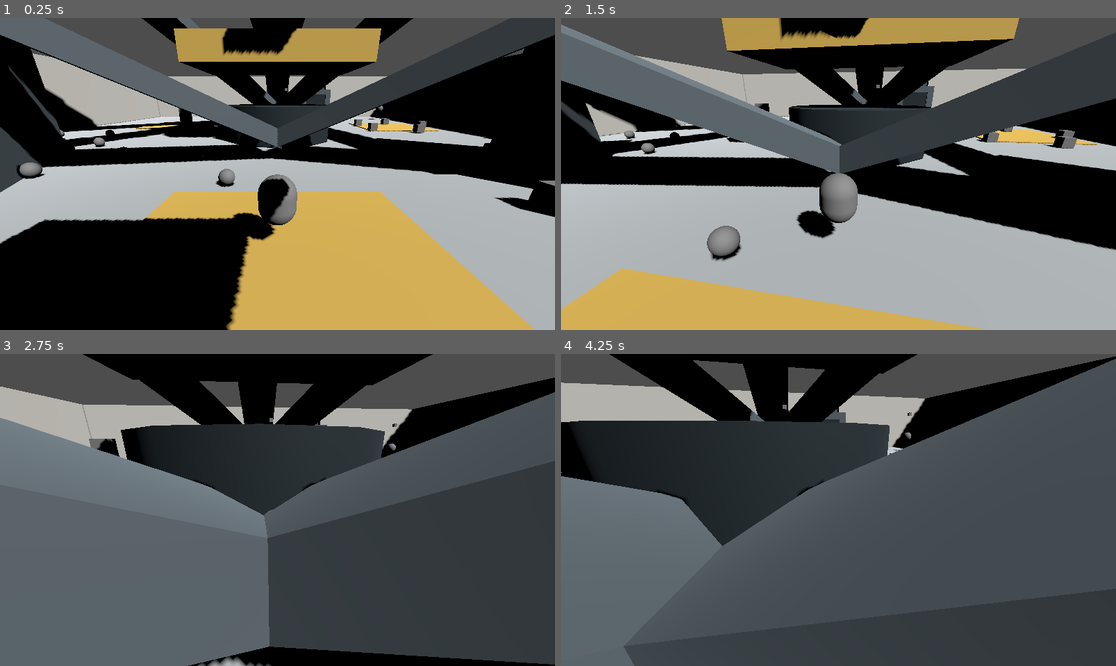
Above: before the commit, frames 1-4 (two rows, left to right).
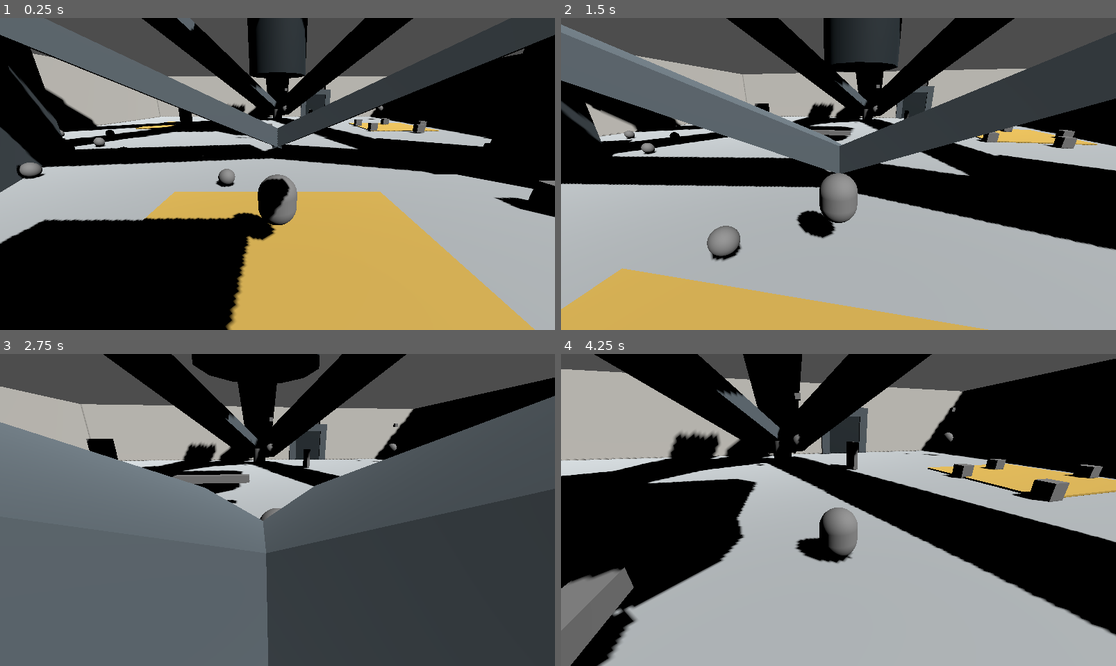
Above: after the commit, the same moments.

Repository: CrowBe/VerbEndings
Game: Godot game, scene res://scenes/core/Game.tscn
The game is run twice, just before and just after one commit, with the same random seed, the same clock (stepped at 60 frames per second) and the same inputs.
Inputs (mouse positions are in pixels of both pictures, inside the frame that each line leads up to):
- Up to frame 1 (0.25 s): no input
- Up to frame 2 (1.5 s): move the mouse to (866, 174) at 0.52 s; hold W (move_forward) from 0.53 s (still down); click (866, 174) at 0.6 s; tap Space (jump) at 0.77 s; move the mouse to (810, 174) at 1.27 s; right-click (810, 174) at 1.35 s
- Up to frame 3 (2.75 s): keep holding W (move_forward); tap Space (jump) at 1.52 s; move the mouse to (288, 503) at 2.02 s; click (288, 503) at 2.1 s
- Up to frame 4 (4.25 s): keep holding W (move_forward); move the mouse to (832, 516) at 2.77 s; right-click (832, 516) at 2.85 s; tap Space (jump) at 3.02, 3.77 s; move the mouse to (877, 513) at 3.52 s; click (877, 513) at 3.6 s

The runs differ from the first frame. In frame 1, 6.0% of the frame differs, in the area x 29-69%, y 0-42%; in frame 2, 7.9%; in frame 3, 13%; in frame 4, 83%, in the area x 0-100%, y 0-100%.

Commit message:
fix: align Compound greybox with Applied Attrition

Diff:
--- a/scripts/environment/Compound.gd
+++ b/scripts/environment/Compound.gd
@@ -16,7 +16,7 @@
 	&"AdaptiveContainment": &"AdaptiveContainmentLaboratory",
 }
 const LABORATORY_APPARATUS: Dictionary = {
-	&"AppliedCausality": &"RaisedResultReceiver",
+	&"AppliedCausality": &"ElevatedDispensingArmature",
 	&"CompetitiveStress": &"ReinforcedImpactCrucible",
 	&"AdaptiveContainment": &"SpecimenDeliveryColumn",
 }
@@ -320,13 +320,15 @@
 	var apparatus: Node3D = laboratory.get_node("DominantApparatus")
 	apparatus.name = LABORATORY_APPARATUS[laboratory_id]
 	if laboratory_id == &"AppliedCausality":
-		_add_piece(apparatus, &"ReceiverPlinth", EnvironmentKitPiece.Kind.COLUMN,
-				Vector3(10.0, 3.0, 10.0), Vector3.ZERO, 0.0, COLOUR_HEAVY)
-		_add_piece(apparatus, &"ResultReceiver",
-				EnvironmentKitPiece.Kind.PANEL, Vector3(14.0, 2.0, 8.0),
-				Vector3(0.0, 6.0, 0.0), 0.0, COLOUR_CUE)
-		_add_piece(apparatus, &"TransferTruss", EnvironmentKitPiece.Kind.TRUSS,
-				Vector3(4.0, 1.0, 22.0), Vector3(0.0, 9.0, -5.0),
+		_add_piece(apparatus, &"ArmatureSupport",
+				EnvironmentKitPiece.Kind.COLUMN, Vector3(5.0, 12.0, 5.0),
+				Vector3(0.0, 5.5, 0.0), 0.0, COLOUR_HEAVY)
+		_add_piece(apparatus, &"MaterialDispenser",
+				EnvironmentKitPiece.Kind.PANEL, Vector3(12.0, 2.0, 6.0),
+				Vector3(0.0, 11.0, 0.0), 0.0, COLOUR_CUE)
+		_add_piece(apparatus, &"DispensingTruss",
+				EnvironmentKitPiece.Kind.TRUSS, Vector3(4.0, 1.0, 22.0),
+				Vector3(0.0, 14.0, -5.0),
 				0.0, COLOUR_STRUCTURE)
 	elif laboratory_id == &"CompetitiveStress":
 		for segment: Dictionary in [
--- a/tests/test_compound.gd
+++ b/tests/test_compound.gd
@@ -356,7 +356,7 @@
 	failures: Array[String],
 ) -> void:
 	var expected_apparatus: Dictionary = {
-		&"AppliedCausality": &"RaisedResultReceiver",
+		&"AppliedCausality": &"ElevatedDispensingArmature",
 		&"CompetitiveStress": &"ReinforcedImpactCrucible",
 		&"AdaptiveContainment": &"SpecimenDeliveryColumn",
 	}
Not shown, changed: docs/WORLD_DESIGN.md
